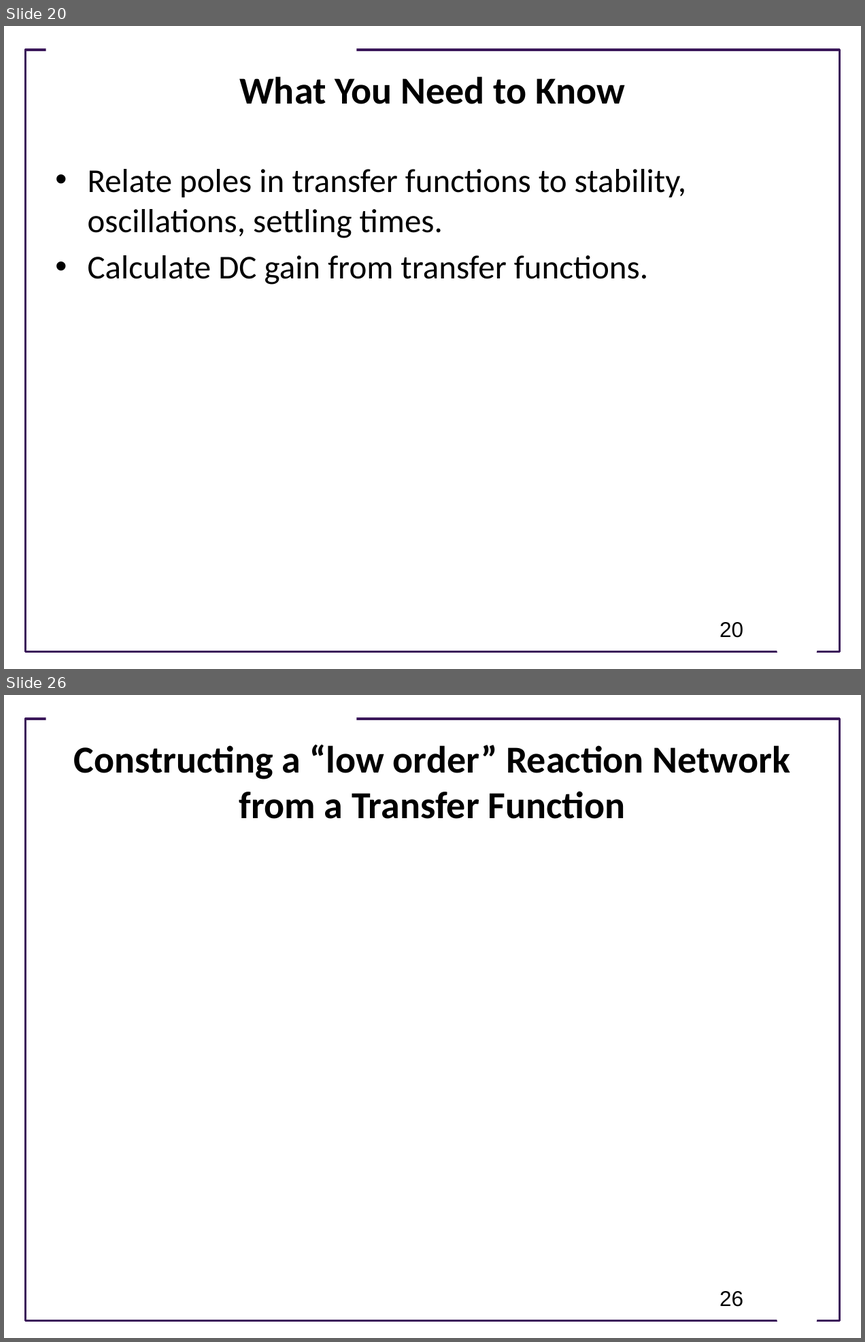
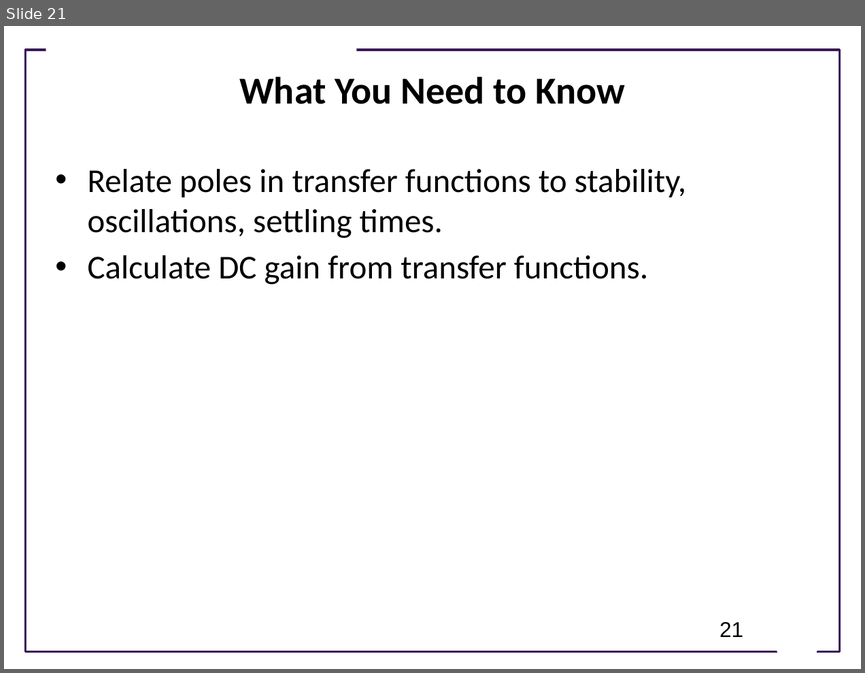
Before and after one commit to joseph-hellerstein/advanced-controls-lectures, a slide deck: short_class_lectures/Lecture_4-LTI_Systems/linear_time_invariant_systems.pptx. Shown one above the other, each under a label of ours: slides 20 and 26 before the commit, slide 21 after it; the slides between them are not shown. The pictures are 865x1342 and 865x673 pixels, drawn with LibreOffice and Linux fonts; fonts in the diff are those of the drawing; grey boxes stand for pictures; background and template pictures are left out. Boxes give left, top, right and bottom in pixels: in the first picture for what was removed or moved away, otherwise in the second. Text is boxed around its words. In the diff, an @@ line names an element or a change of style, - is before the commit and + after.

```diff
--- a/short_class_lectures/Lecture_4-LTI_Systems/linear_time_invariant_systems.pptx
+++ b/short_class_lectures/Lecture_4-LTI_Systems/linear_time_invariant_systems.pptx
@@ slide 26 removed at (4,695,861,1338), background #FFFFFF; not listed: 3 template elements that a slide beside it also shows @@
@@ title removed at (74,745,790,819) @@
-Constructing a “low order” Reaction Network from a Transfer Function
@@ page number removed at (719,1291,743,1306) @@
-26
@@ what was slide 20 is now slide 21 @@
@@ page number at (719,622,743,637): text changed @@
-20
+21
```
Also in this commit, not shown: 3 slides changed, 1 slide added, 5 other slides removed, 6 other files.
